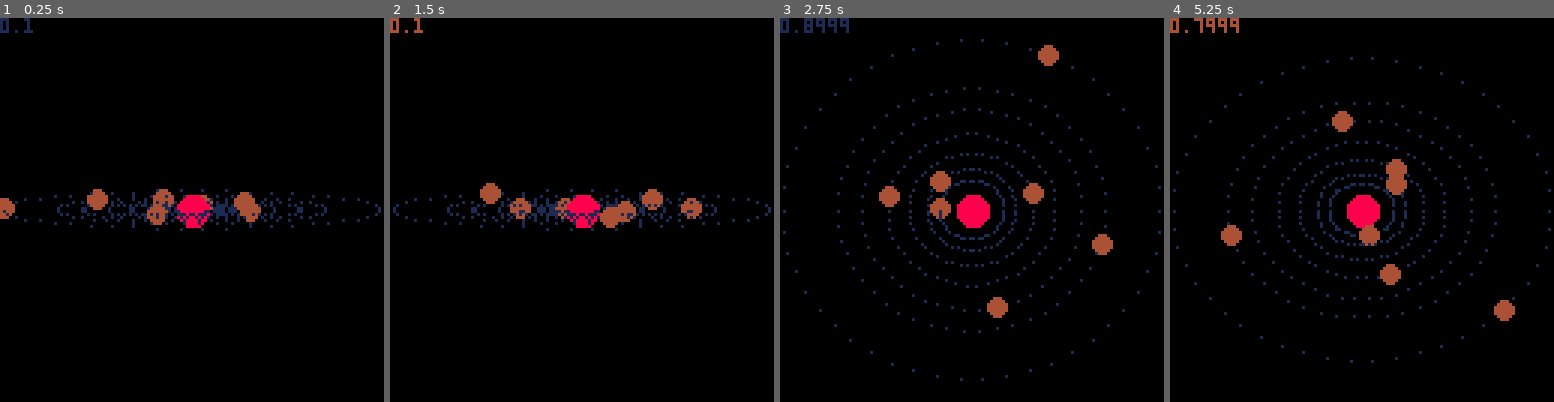
Above: before the commit, frames 1-4 (left to right).
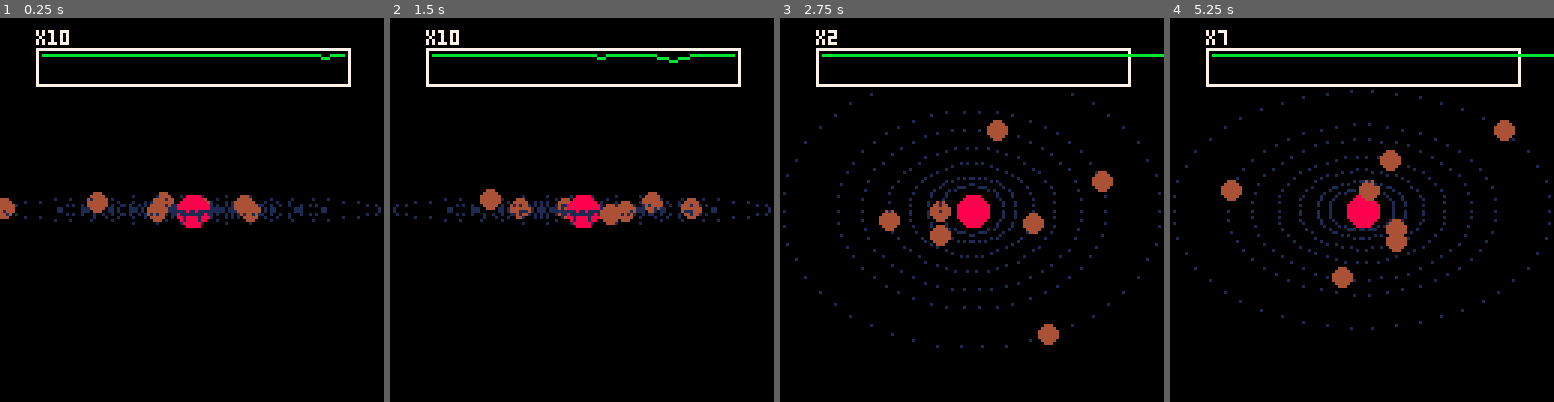
Above: after the commit, the same moments.

Repository: asophila/pico8games
Game: PICO-8 cartridge trappist.p8
The game is run twice, just before and just after one commit, with the same random seed, the same clock (stepped at 60 frames per second) and the same inputs.
Inputs:
- Up to frame 1 (0.25 s): no input
- Up to frame 2 (1.5 s): no input
- Up to frame 3 (2.75 s): hold Right 1.6-2.1 s; hold Up 2.15-2.42 s; hold Right from 2.47 s (still down)
- Up to frame 4 (5.25 s): release Right at 3.03 s; hold Left 3.08-3.58 s; hold Down 3.63-3.97 s; hold Right 4.02-4.68 s; hold Up 4.73-5.03 s; hold Left from 5.08 s (still down)

The runs differ from the first frame. In frame 1, 4.1% of the frame differs, in the area x 0-97%, y 0-56%; in frame 2, 4.1%; in frame 3, 8.7%, in the area x 0-100%, y 0-95%; in frame 4, 8.7%.

Commit message:
lighcurves <3

Diff:
--- a/trappist.p8
+++ b/trappist.p8
@@ -9,7 +9,7 @@
 
 planets={b={},c={},d={},e={},f={},g={},h={}}
 for p in all(planets) do
- add(p,{x=64,y=64,temp=0,dist=0})
+ add(p,{temp=0,dist=0})
 end
 planets.b.dist=0.011
 planets.c.dist=0.015
@@ -19,26 +19,43 @@
 planets.g.dist=0.045
 planets.h.dist=0.063
 
-rtc=60
-zoom=100
+rtc=60    --real time clock
+zoom=9
 speed=8
-offy=0.1
+offy=0.07
+star_radius=5
+bright=100
+bright_log={}
 
 function _init()
-
-end
-
+	 local i
+  for i=1,1000 do
+    bright_log[i]=bright
+  end
+end
 
 function _update()
  rtc=rtc+1
-
- if btn(2) then
+ log_bright(get_brightness())
+ if btn(0) then
+   zoom+=1
+   if zoom>9 then
+     zoom=9
+   end
+ end
+ if btn(1) then
+   zoom-=1
+   if zoom<1 then
+     zoom=1
+   end
+ end
+ if btn(3) then
    offy+=0.1
    if offy>1 then
    		offy=1
    end
  end
- if btn(3) then
+ if btn(2) then
    offy-=0.1
    if offy<-1 then
      offy=-1
@@ -46,8 +63,53 @@
  end
 end
 
+function _draw()
+ draw_system()
+end
+
+function log_bright(b)
+  local i
+  for i=1,999 do
+    bright_log[i]=bright_log[i+1]
+  end
+  bright_log[1000]=b
+end
+
+function get_brightness()
+ local shadow
+ local c
+ local t
+ local ld
+ local adj_bright=bright
+
+ for k,v in pairs(planets) do
+   c=(1/v.dist)/(500*speed)
+   t=(rtc*c)%100
+   ld=v.dist*1000
+   if cos(t)>0 and abs(sin(t)*ld)<star_radius then
+     adj_bright-=10 --planet_radius
+   end
+ end
+ return adj_bright
+end
+
+function draw_bright_log()
+  local py=10
+  --900 -> 1000 : 1
+  --800 -> 1000 : 2
+  local lzoom=zoom*100
+  local lstep=10-zoom
+  print("x"..zoom+1,12,4,7)
+  rectfill(12,py,116,py+12,0)
+  rect(12,py,116,py+12,7)
+  local i
+  for i=lzoom,1000 do
+    pset(13+i-lzoom+1,py+2+(10-bright_log[i]/10),11)
+  end
+end
+
 function draw_star()
-	circfill(cx,cy,5,8)
+	circfill(cx,cy,star_radius,8)
 end
 
 function draw_planet(letra,dist,side)
@@ -82,9 +144,10 @@
  end
 end
 
-function _draw()
+function draw_system()
   cls()
-  print(offy,0,0)
+  --print(offy,0,0)
+  --print(get_brightness(),0,8)
   for k,v in pairs(planets) do
     draw_orbit(k,v.dist,-1)
     draw_planet(k,v.dist,-1)
@@ -94,7 +157,10 @@
   		draw_orbit(k,v.dist,1)
     draw_planet(k,v.dist,1)
   end
-end
+  draw_bright_log()
+end
+
+
 __gfx__
 00000000000000000000000000000000000000000000000000000000000000000000000000000000000000000000000000000000000000000000000000000000
 0000000000bbbb000000000000000000000000000000000000000000000000000000000000000000000000000000000000000000000000000000000000000000
